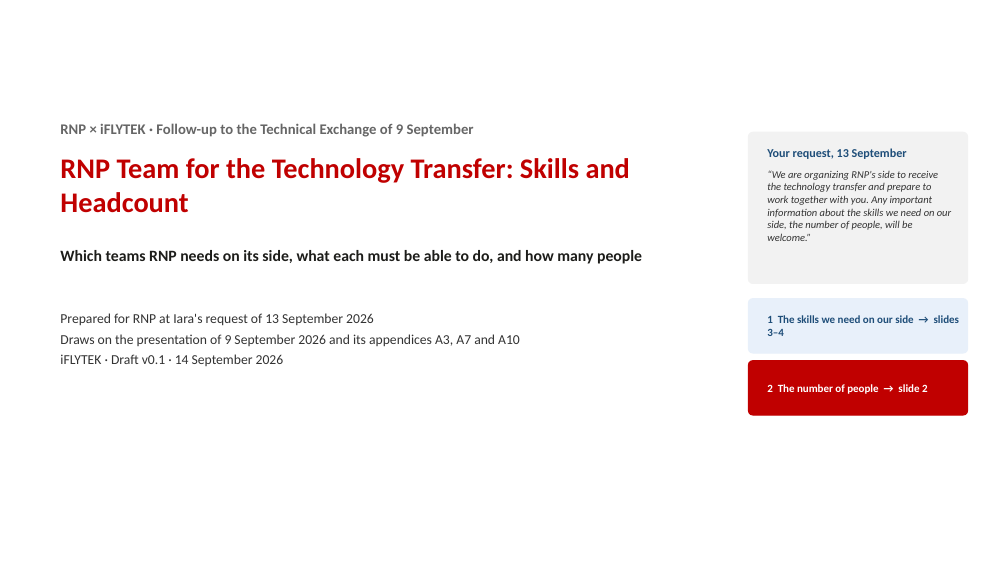
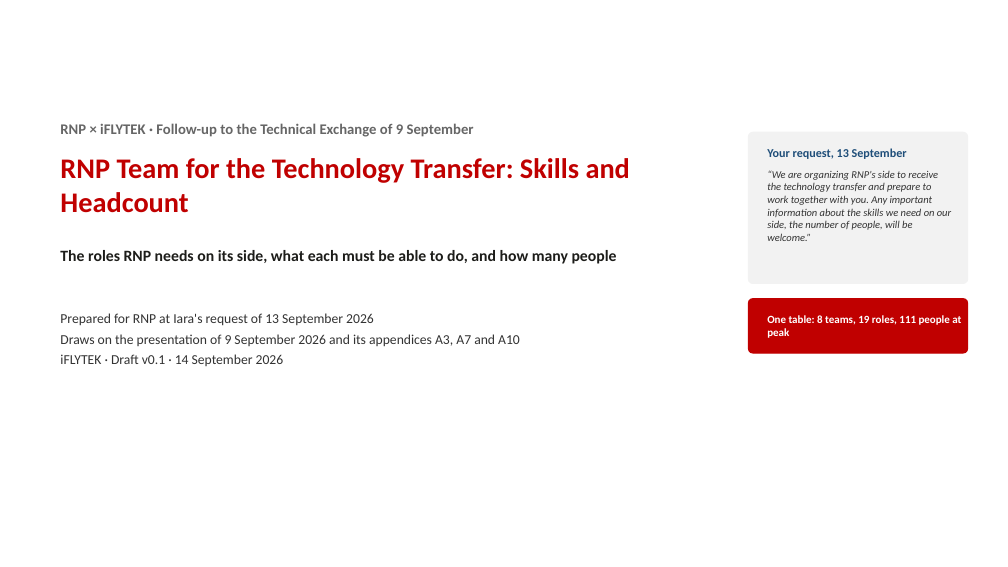
Before and after one commit to chyhcs/wyyh, a slide deck: slide 1 of RNP-Team-for-Technology-Transfer-Skills-and-Headcount.pptx. Drawn at 1008x567 pixels with LibreOffice and Linux fonts; fonts in the diff are those of the drawing. Boxes give left, top, right and bottom in pixels: in the first picture for what was removed or moved away, otherwise in the second. Text is boxed around its words. In the diff, an @@ line names an element or a change of style, - is before the commit and + after.

```diff
--- a/RNP-Team-for-Technology-Transfer-Skills-and-Headcount.pptx
+++ b/RNP-Team-for-Technology-Transfer-Skills-and-Headcount.pptx
@@ text at (x1=60, y1=250, x2=617, y2=264): text changed @@
-Which teams RNP needs on its side, what each must be able to do, and how many people
+The roles RNP needs on its side, what each must be able to do, and how many people
@@ rounded rectangle at (x1=749, y1=299, x2=968, y2=353): fill #E8F0FA to #C00000; outline #E8F0FA 1 pt to #C00000 1 pt @@
@@ text at (x1=767, y1=315, x2=961, y2=338): text changed; text colour #1F4E79 to #FFFFFF @@
-1 The skills we need on our side → slides 3–4
+One table: 8 teams, 19 roles, 111 people at peak
@@ rounded rectangle removed at (x1=749, y1=361, x2=968, y2=415) @@
@@ text removed at (x1=767, y1=384, x2=928, y2=394) @@
-2 The number of people → slide 2
```
Also in this commit, not shown: 1 other slide changed, 2 slides removed, 1 other file.
